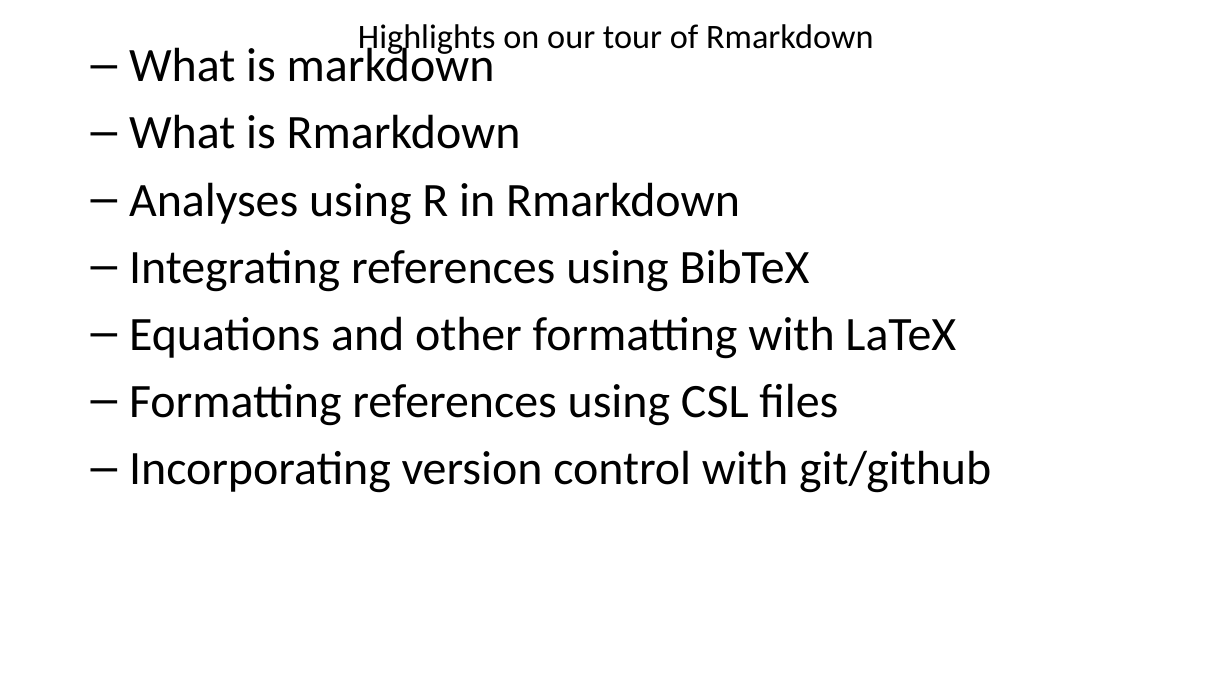
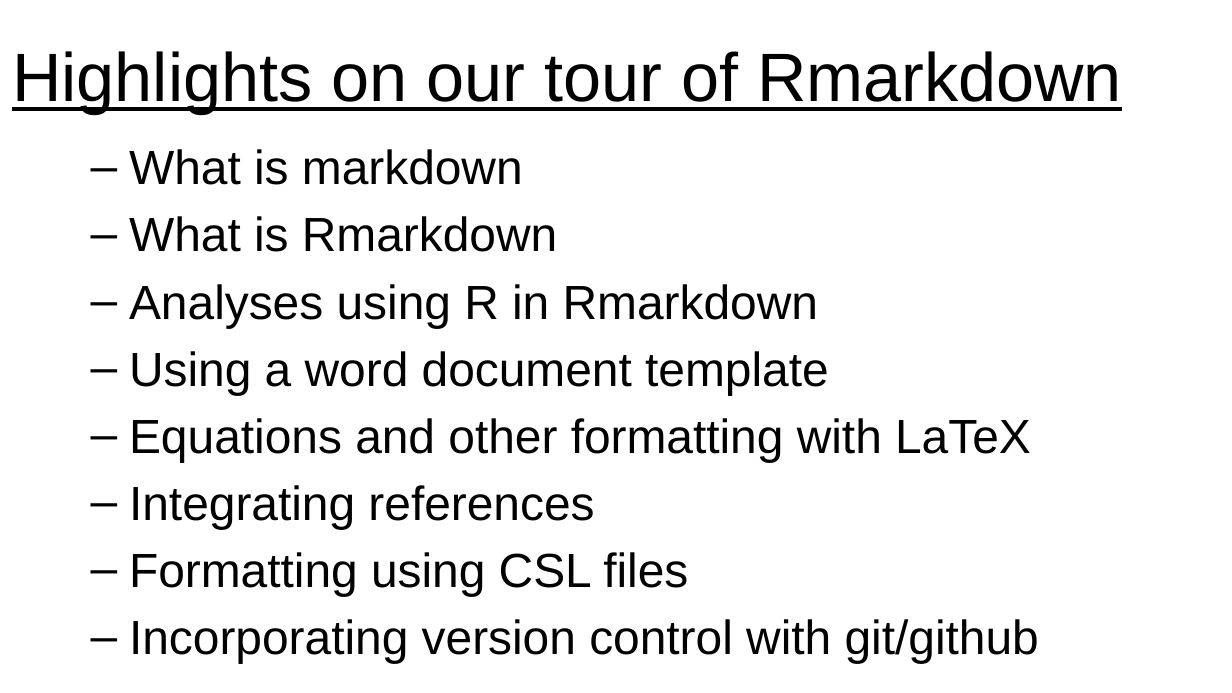
Before and after one commit to jennahamlin/GiGte, a slide deck: slide 2 of GiGte.pptx. Drawn at 1232x693 pixels with LibreOffice and Linux fonts; fonts in the diff are those of the drawing. Boxes give left, top, right and bottom in pixels: in the first picture for what was removed or moved away, otherwise in the second. Text is boxed around its words. In the diff, an @@ line names an element or a change of style, - is before the commit and + after.

```diff
--- a/GiGte.pptx
+++ b/GiGte.pptx
@@ title "Highlights on our tour of ...": place and size @@
-title "Highlights on our tour of ..." at box(358, 24, 873, 57)
+title "Highlights on our tour of ..." at box(12, 51, 1122, 113)
@@ title "Highlights on our tour of ..." at box(12, 51, 1122, 113): size 20 to 40 pt, font Calibri to Arial, underline on; alignment centre to left @@
@@ text "What is markdown": place and size @@
-text "What is markdown" at box(129, 41, 991, 493)
+text "What is markdown" at box(129, 149, 1039, 663)
@@ text at box(129, 149, 1039, 663): font Calibri to Arial in "What is markdown", "What is Rmarkdown", "Analyses using R in Rmarkdown", "Equations and other formatting with LaTeX" and 1 more places @@
@@ text at box(129, 351, 829, 395): text changed; font Calibri to Arial @@
-  – Integrating references using BibTeX
+  – Using a word document template
@@ text at box(129, 485, 688, 596): text changed; font Calibri to Arial @@
-  – Formatting references using CSL files
+  – Integrating references
+  – Formatting using CSL files
```
Also in this commit, not shown: 5 other slides changed, 9 slides added, 3 slides removed, 8 other files.
